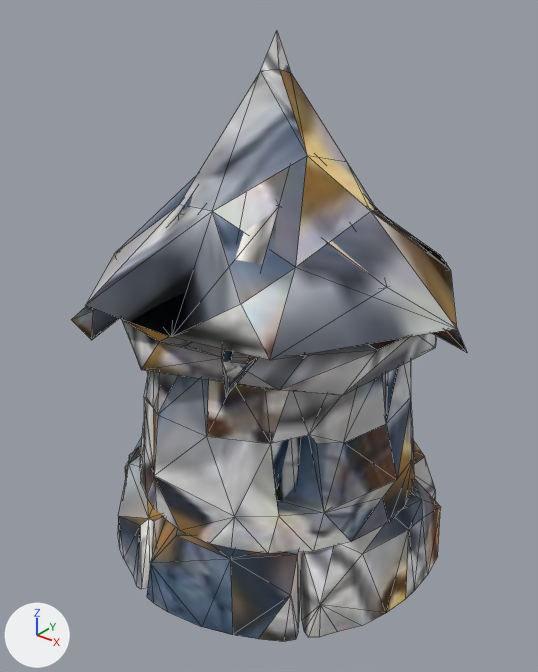
One commit to the glTF model ve8b6e8293a68/assets/decor/m-tour-semis.glb: the scene before it, then after it.
Camera for both pictures: a 50 mm camera at (1.64, -2.09, 2.17) aimed at (0.01, -0.05, 0.9). Lighting does not change. The marker at lower left points along +X, +Y and +Z. The older version comes first. Mesh edges are drawn as thin lines. Vertices at exactly the same position are counted once.

Names of what the first picture shows: 'm-tour-semis'.
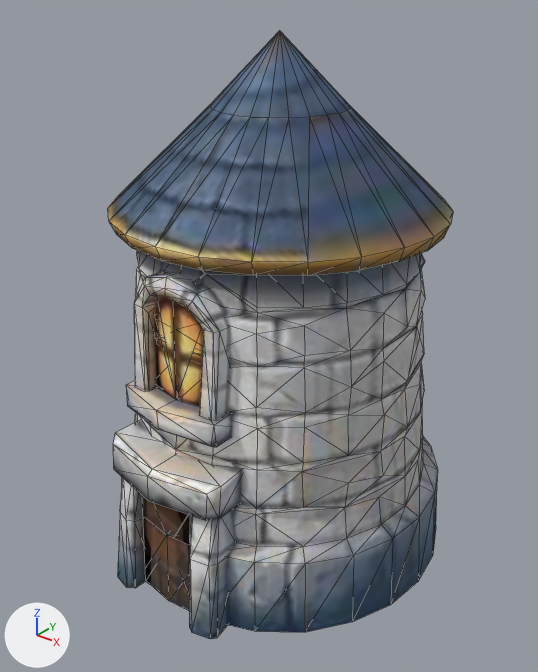
Changed parts and their boxes [x1, y1, x2, y2] in the pictures (538 x 672 px):
'm-tour-semis', reshaped (13% narrower)
    before: [71, 31, 467, 642]
    after: [108, 30, 453, 639]
part 1 of me_m_tour_semis, rebuilt (7% narrower, 83% taller)
    before: [85, 31, 457, 360]
    after: [108, 30, 453, 632]
part 2 of me_m_tour_semis, added
    after: [134, 272, 230, 420]
part 3 of me_m_tour_semis, added
    after: [113, 420, 242, 520]
part 4 of me_m_tour_semis, added
    after: [126, 381, 233, 447]
part 5 of me_m_tour_semis, deleted (mostly hidden)
    before: [125, 200, 467, 638]
part 6 of me_m_tour_semis, built on
    before: [71, 224, 437, 642]
    after: [118, 296, 236, 639]

What changed in the scene script:
```text
Change me_m_tour_semis:
    used by ob_m_tour_semis; location = (0.0, 0.0, 0.0)
    remove me_m_tour_semis.from_pydata(...)  # 496 vertices, 650 faces; spans x -0.79..0.79, y -0.7..0.7, z 0.0..2.0
    add me_m_tour_semis.from_pydata(...)  # 504 vertices, 904 faces; spans x -0.7..0.7, y -0.72..0.72, z 0.0..2.0
    me_m_tour_semis part 1: the loose piece of 40 vertices spanning x -0.71..0.74, y -0.66..0.66, z 1.13..2.0 is rebuilt with 375 vertices and now spans x -0.7..0.7, y -0.66..0.72, z 0.0..2.0
    me_m_tour_semis part 2: a new loose piece of 39 vertices spanning x -0.2..0.19, y -0.58..-0.39, z 0.84..1.3, in mat_m_tour_semis (picture img_image_0)
    me_m_tour_semis part 3: a new loose piece of 18 vertices spanning x -0.26..0.26, y -0.72..-0.47, z 0.5..0.64, in mat_m_tour_semis (picture img_image_0)
    me_m_tour_semis part 4: a new loose piece of 15 vertices spanning x -0.21..0.21, y -0.65..-0.42, z 0.76..0.85, in mat_m_tour_semis (picture img_image_0)
    me_m_tour_semis part 5: 12 loose pieces with 183 vertices, spanning x -0.79..0.79, y -0.47..0.7, z 0.0..1.67, are deleted
    me_m_tour_semis part 6: 271 vertices removed from x -0.61..0.61, y -0.7..0.62, z 0.0..1.67; 55 vertices added at x -0.27..0.26, y -0.71..-0.49, z 0.0..1.27
```
